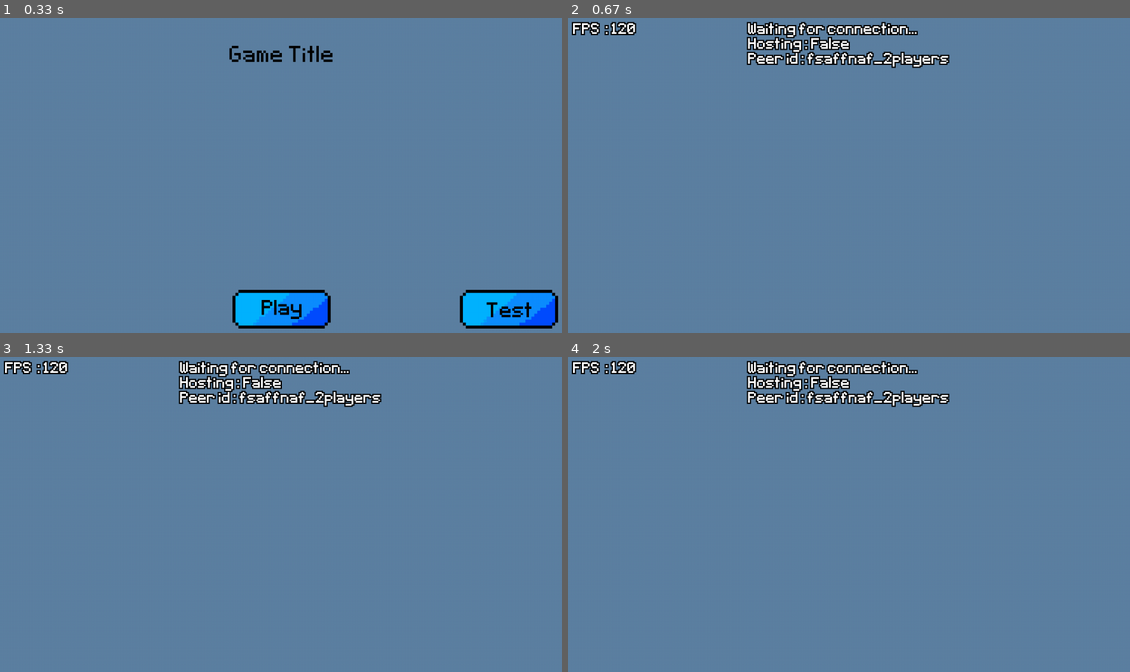
Above: before the commit, frames 1-4 (two rows, left to right).
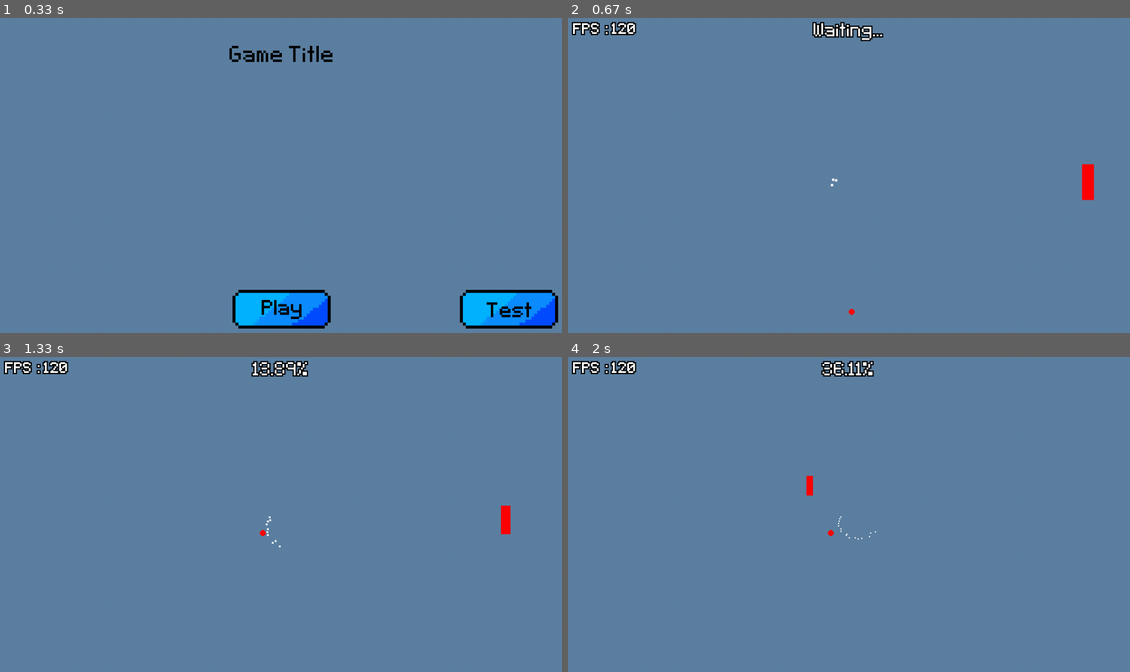
Above: after the commit, the same moments.

Repository: mementojunior123/pygame_framework
Game: pygame game, started from main.py
The game is run twice, just before and just after one commit, with the same random seed, the same clock (stepped at 60 frames per second) and the same inputs.
Inputs (mouse positions are in pixels of both pictures, inside the frame that each line leads up to):
- Up to frame 1 (0.33 s): no input
- Up to frame 2 (0.67 s): click (849, 307) at 0.38 s
- Up to frame 3 (1.33 s): click (258, 530) at 0.72 s; hold D from 1 s (still down)
- Up to frame 4 (2 s): release D at 1.47 s; hold W 1.5-1.8 s; hold D from 1.83 s (still down)

Frame 1 is identical in both runs. In frame 2, 3.1% of the frame differs, in the area x 31-94%, y 1-95%; in frame 3, 3.1%; in frame 4, 3.0%.

Commit message:
Fixed a bug in networking.js

Diff:
--- a/src/game_states.py
+++ b/src/game_states.py
@@ -402,7 +402,7 @@
 
 
 def initialise_game(game_object : 'Game', event : pygame.Event):
-    if event.mode == 'test' or (False):
+    if event.mode == 'test' and (False):
         game_object.state = NetworkWaitingGameState(game_object)
     elif True:
         game_object.state = game_object.STATES.TestGameState(game_object)
Not shown, changed: framework/networking/networking.js
